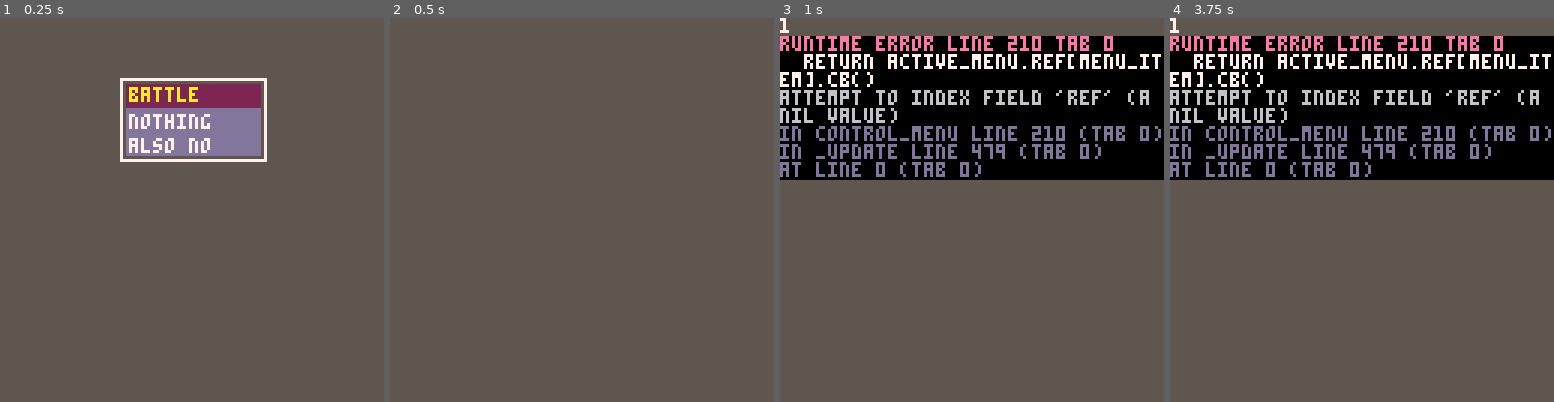
Above: before the commit, frames 1-4 (left to right).
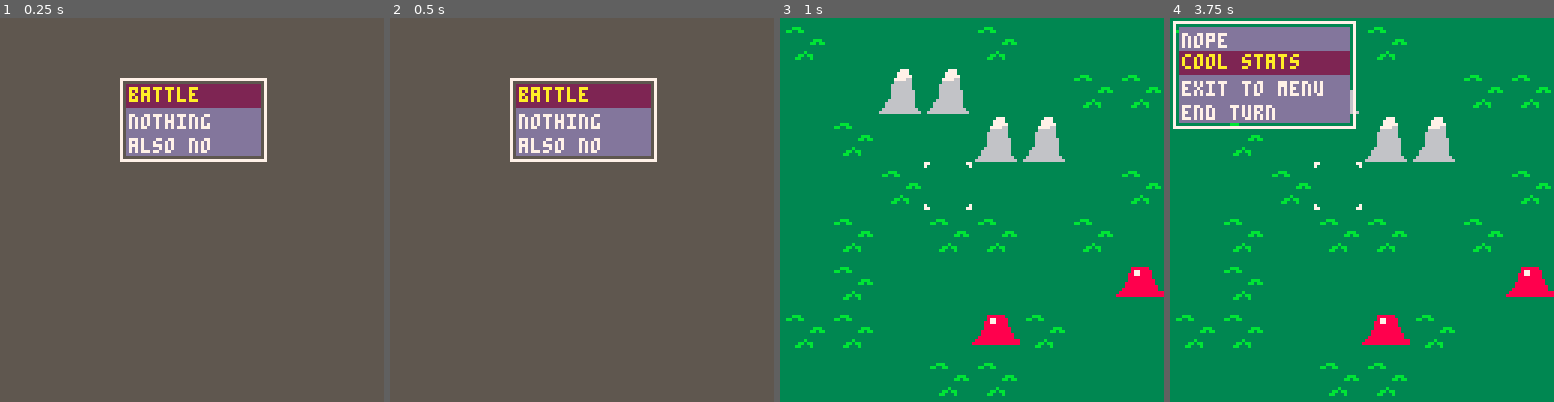
Above: after the commit, the same moments.

Repository: Cuttleshock/PICO-8-projects
Game: PICO-8 cartridge wars.p8
The game is run twice, just before and just after one commit, with the same random seed, the same clock (stepped at 60 frames per second) and the same inputs.
Inputs:
- Up to frame 1 (0.25 s): no input
- Up to frame 2 (0.5 s): tap X (X key) at 0.33 s
- Up to frame 3 (1 s): tap O (Z key) at 0.7 s
- Up to frame 4 (3.75 s): tap X (X key) at 1.07, 1.85, 2.97 s; hold Right 1.6-2.1 s; tap O (Z key) every 0.4 s from 1.7 to 3.7 s; hold Up 2.15-2.42 s; hold Right 2.47-3.03 s; hold Left 3.08-3.58 s; hold Down from 3.63 s (still down)

Frame 1 is identical in both runs. In frame 2, 7.5% of the frame differs, in the area x 31-70%, y 15-38%; in frame 3, 100%; in frame 4, 100%, in the area x 0-100%, y 0-100%.
Error before the commit: runtime error line 210 tab 0; return active_menu.ref[menu_item].cb(); attempt to index field 'ref' (a nil value)

Commit message:
Fix bug from backing out of main menu

Diff:
--- a/wars.p8
+++ b/wars.p8
@@ -70,7 +70,7 @@
 
 -- global state
 menu_item=1
-active_menu={ ref=nil }
+active_menu={}
 
 timer=0
 
@@ -112,7 +112,7 @@
 	active_menu.x=40
 	active_menu.y=20
 	active_menu.w=48
-	active_menu.on_exit=noop
+	active_menu.on_exit=nil
 	menu_item=1
 end
 
@@ -211,7 +211,8 @@
 	if btnp(🅾️) then
 		print(menu_item)
 		return active_menu.ref[menu_item].cb()
-	elseif btnp(❎) then
+	elseif btnp(❎) and active_menu.on_exit then
+		-- allow nil on_exit, indicating you can't back out
 		clear_menu()
 		return active_menu.on_exit()
 	end
